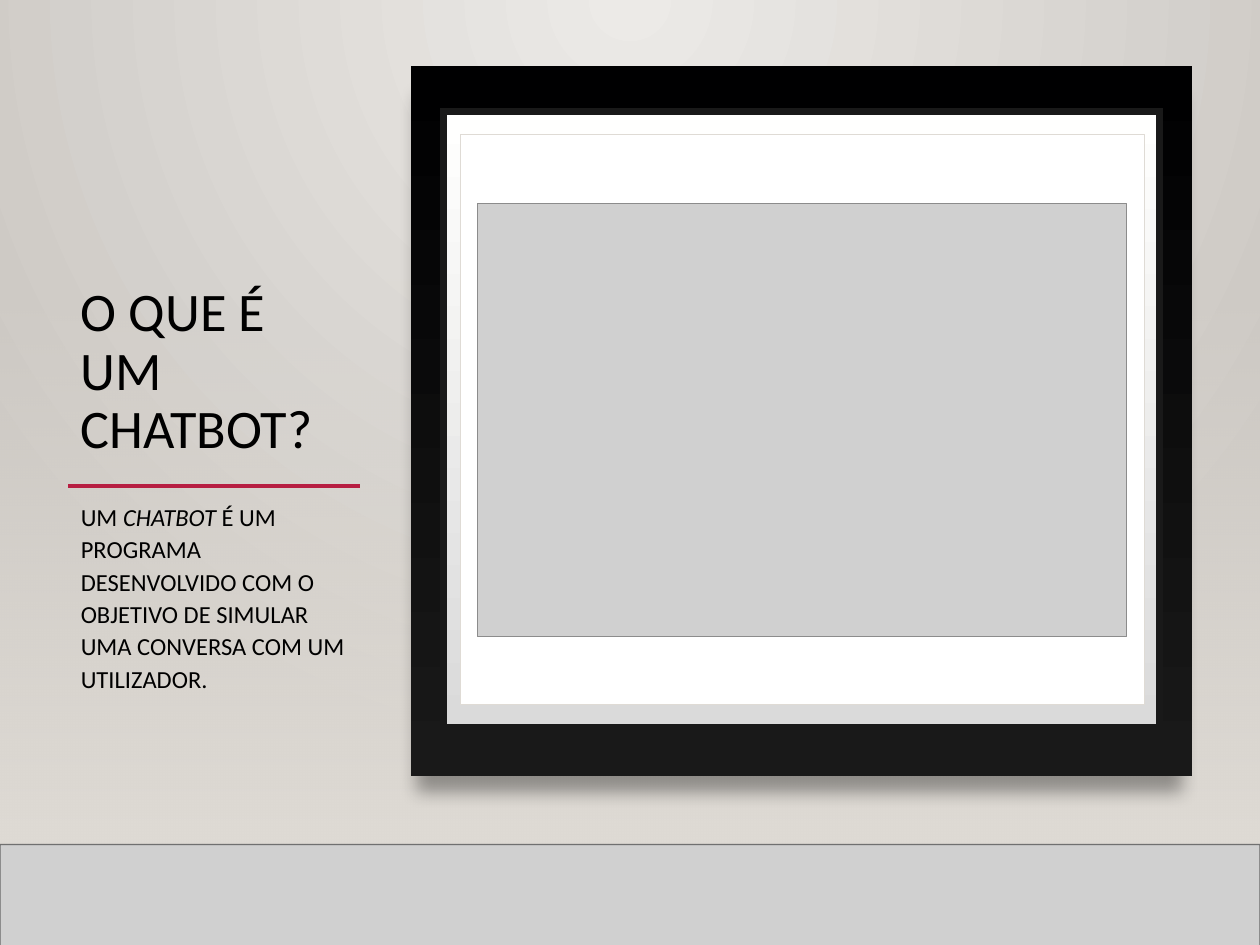
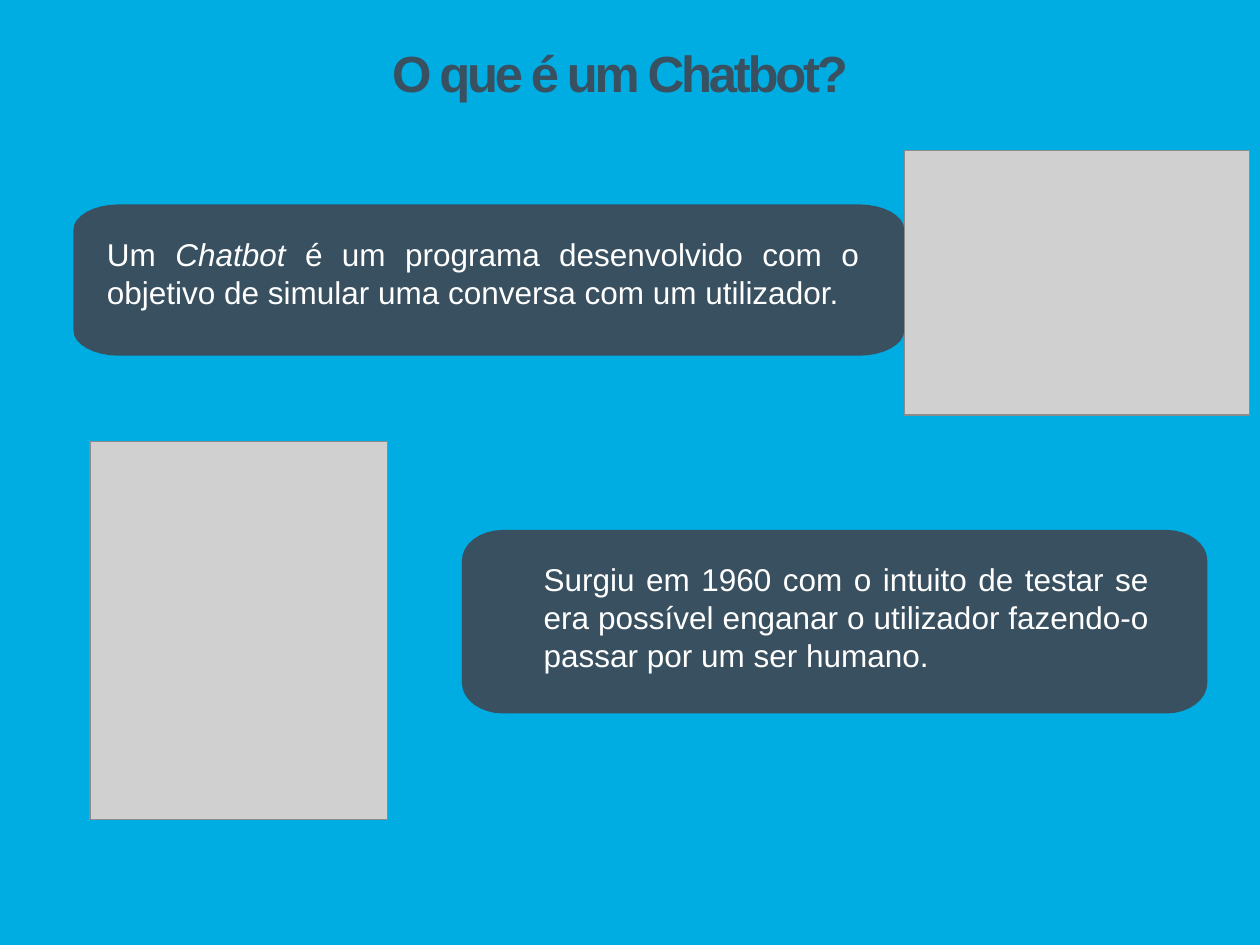
Before and after one commit to Tibblue/PLC, a slide deck: slide 3 of LEI/apresentações/apresLEI.pptx (slide 4 before the commit). Drawn at 1260x945 pixels with LibreOffice and Linux fonts; fonts in the diff are those of the drawing; grey boxes stand for pictures; background and template pictures are left out. Boxes give left, top, right and bottom in pixels: in the first picture for what was removed or moved away, otherwise in the second. Text is boxed around its words. In the diff, an @@ line names an element or a change of style, - is before the commit and + after.

```diff
--- a/LEI/apresentações/apresLEI.pptx
+++ b/LEI/apresentações/apresLEI.pptx
@@ background gradient #ECEAE7 to #CAC7C1 to #FFFFFF @@
@@ rectangle removed at (x1=0, y1=0, x2=1260, y2=945) @@
@@ freeform shape added at (x1=0, y1=0, x2=1260, y2=945), fill #00ADE2 @@
@@ title "O que é um Chatbot?" at (x1=392, y1=55, x2=848, y2=102): vertical alignment bottom to top @@
@@ title at (x1=392, y1=55, x2=848, y2=102): text changed; size 31 to 29 pt; font Calibri to Arial; text colour #000000 to #38505F; bold on @@
-O QUE É UM CHATBOT?
+O que é um Chatbot?
@@ rectangle removed at (x1=411, y1=67, x2=1192, y2=776) @@
@@ rectangle removed at (x1=444, y1=112, x2=1159, y2=727) @@
@@ rectangle removed at (x1=460, y1=135, x2=1144, y2=704) @@
@@ picture added at (x1=905, y1=151, x2=1250, y2=416) @@
@@ freeform shape added at (x1=73, y1=204, x2=903, y2=355), fill #38505F @@
@@ picture removed at (x1=478, y1=203, x2=1126, y2=636) @@
@@ text at (x1=107, y1=243, x2=859, y2=310): text changed; size 14 to 18 pt; font Calibri to Arial; text colour #000000 to #FFFFFF @@
-UM CHATBOT É UM PROGRAMA DESENVOLVIDO COM O OBJETIVO DE SIMULAR UMA CONVERSA COM UM UTILIZADOR.
+Um Chatbot é um programa desenvolvido com o objetivo de simular uma conversa com um utilizador.
@@ line removed from (199, 255) to (1105, 255) @@
@@ rectangle removed at (x1=0, y1=277, x2=1260, y2=839) @@
@@ rectangle removed at (x1=0, y1=278, x2=1260, y2=844) @@
@@ rectangle removed at (x1=0, y1=278, x2=1260, y2=844) @@
@@ picture added at (x1=89, y1=441, x2=387, y2=819) @@
@@ line removed from (68, 486) to (360, 486) @@
@@ line removed from (249, 486) to (1143, 486) @@
@@ freeform shape added at (x1=462, y1=530, x2=1208, y2=714), fill #38505F @@
@@ text added at (x1=544, y1=568, x2=1148, y2=673), 18 pt, text #FFFFFF @@
+Surgiu em 1960 com o intuito de testar se era possível enganar o utilizador fazendo-o passar por um ser humano.
@@ line removed from (0, 840) to (1260, 840) @@
@@ line removed from (0, 844) to (1260, 844) @@
@@ picture removed at (x1=0, y1=844, x2=1260, y2=945) @@
@@ line removed from (0, 844) to (1260, 844) @@
```
Also in this commit, not shown: 5 other slides changed, 4 slides added, 2 slides removed, 1 other file.
